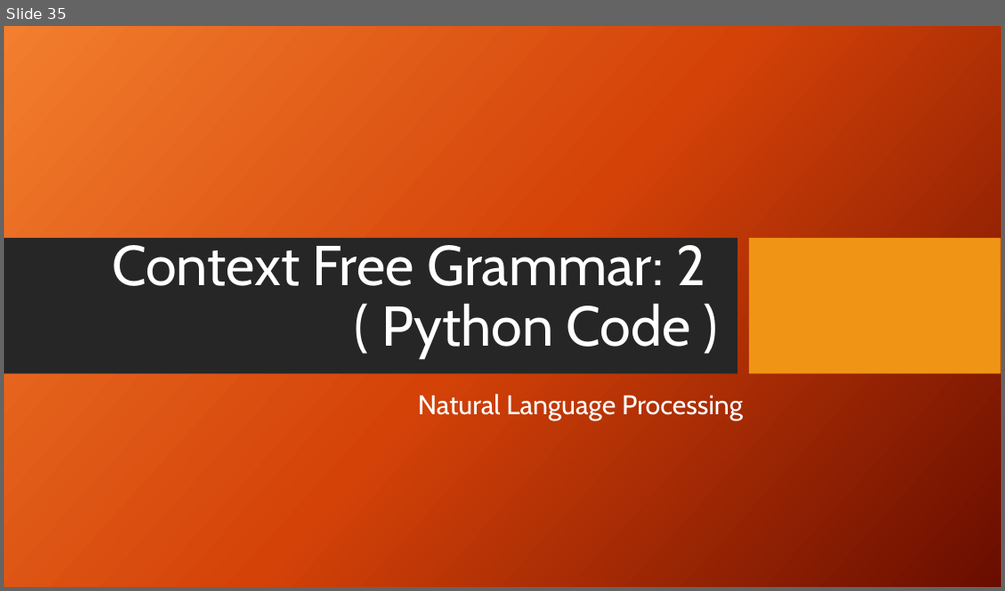
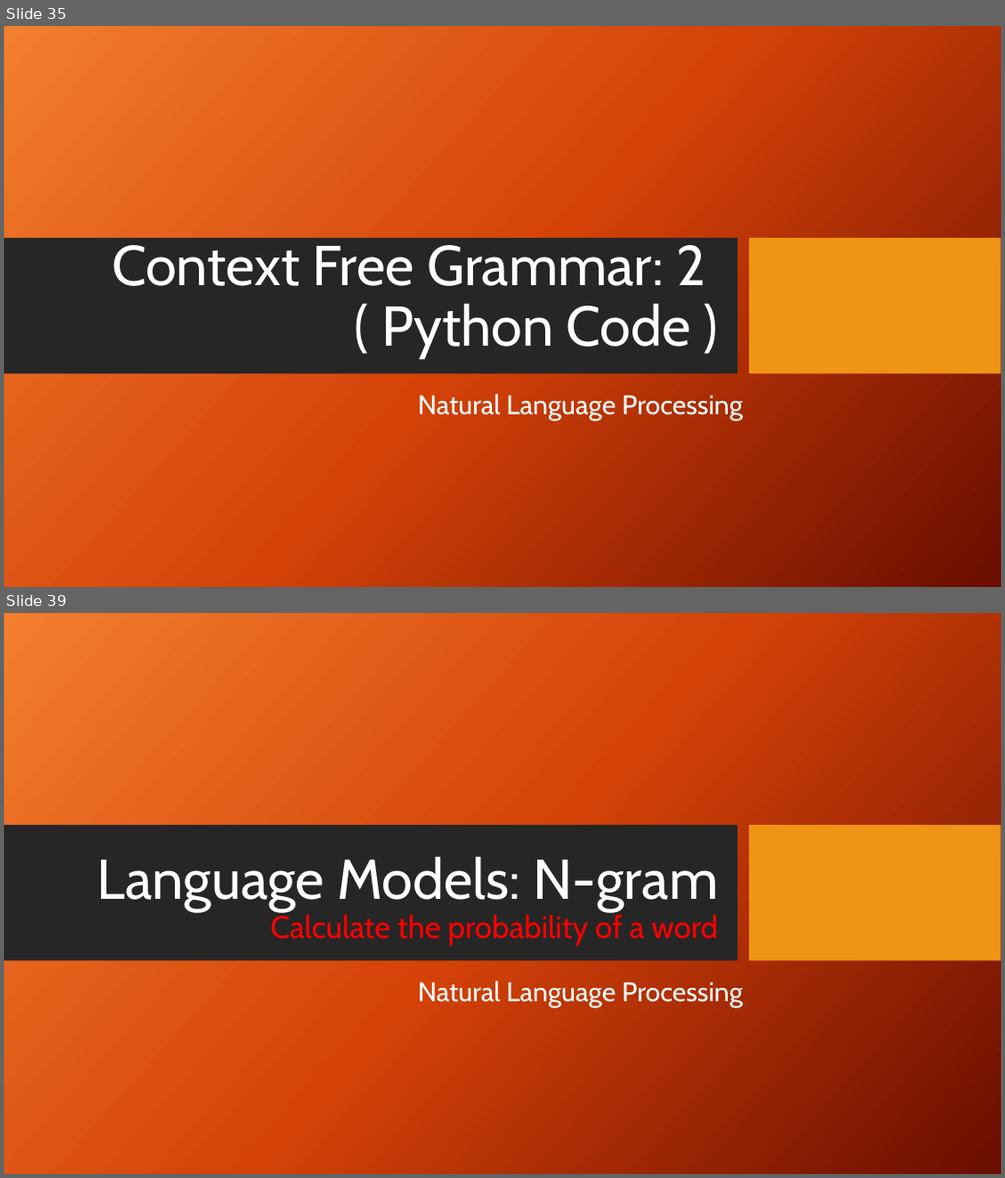
Before and after one commit to FaisalAhmedBijoy/Natural-Language-Processing-with-Python, a slide deck: docs/NLP_bangla_tutorial.pptx. Shown one above the other, each under a label of ours: slide 35 before the commit, slides 35 and 39 after it; the slides between them are not shown. The pictures are 1005x591 and 1005x1178 pixels, drawn with LibreOffice and Linux fonts; fonts in the diff are those of the drawing; background and template pictures are left out. Boxes give left, top, right and bottom in pixels: in the first picture for what was removed or moved away, otherwise in the second. Text is boxed around its words. In the diff, an @@ line names an element or a change of style, - is before the commit and + after.

Commit message:
n gram in slide

```diff
--- a/docs/NLP_bangla_tutorial.pptx
+++ b/docs/NLP_bangla_tutorial.pptx
@@ slide 39 added at bbox=[4, 613, 1001, 1174], background picture (left out); not listed: 2 template elements that a slide beside it also shows @@
@@ title added at bbox=[97, 856, 719, 946], 30 pt, text #FF0000 @@
+Language Models: N-gram
+Calculate the probability of a word
@@ subtitle added at bbox=[418, 981, 743, 1007], 26 pt, text #FFFFFF @@
+Natural Language Processing
```
Also in this commit, not shown: 6 other slides added.
